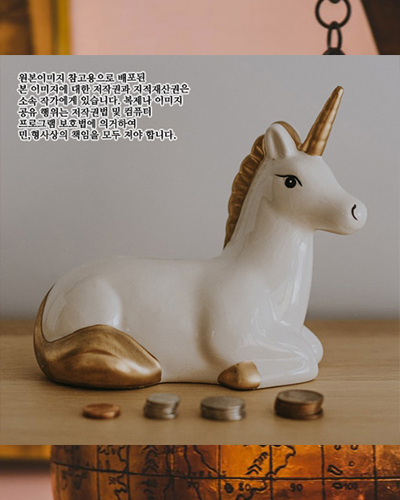
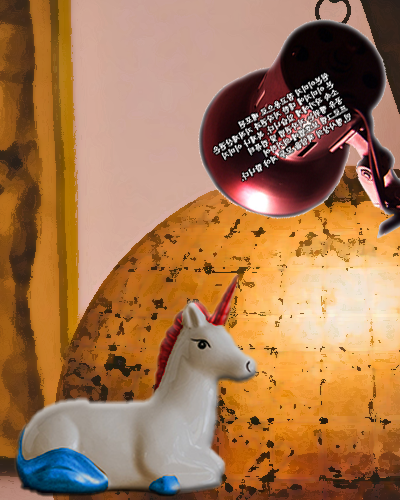
Layer changes from the first 400×500 image to the second:
removed layer "1급-5" over [0, 55, 400, 445]
removed layer "1급-6" over [0, 67, 400, 432]
added layer "Layer 2" above "Layer 1" over [13, 272, 259, 499]
added layer "Layer 1" above "1급-4" over [198, 18, 400, 239]
painted on "1급-4" over [0, 0, 400, 500]
